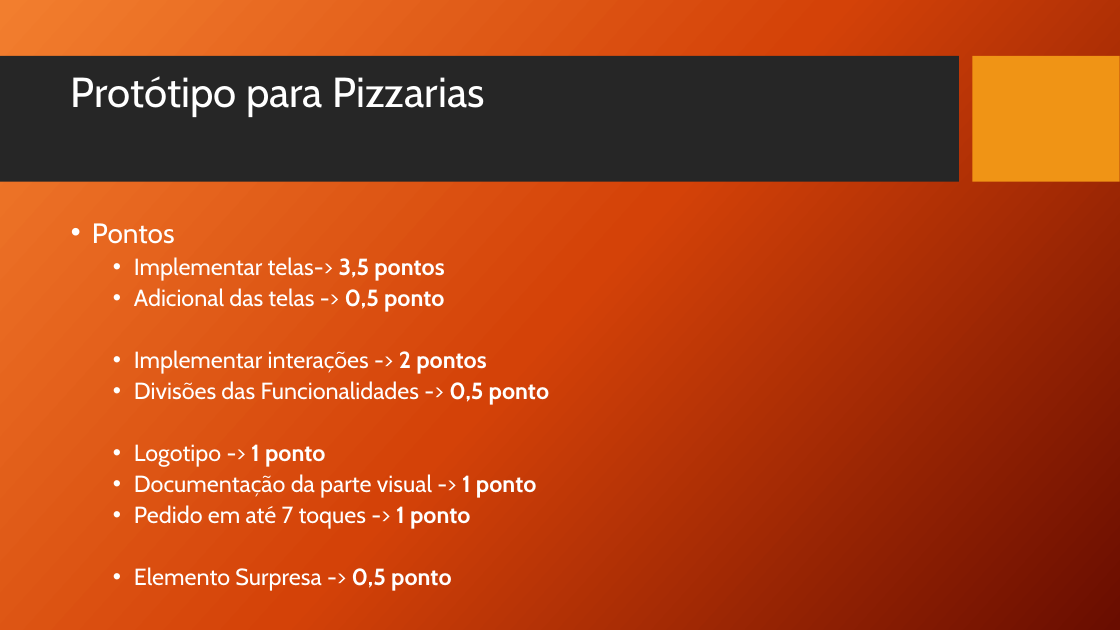
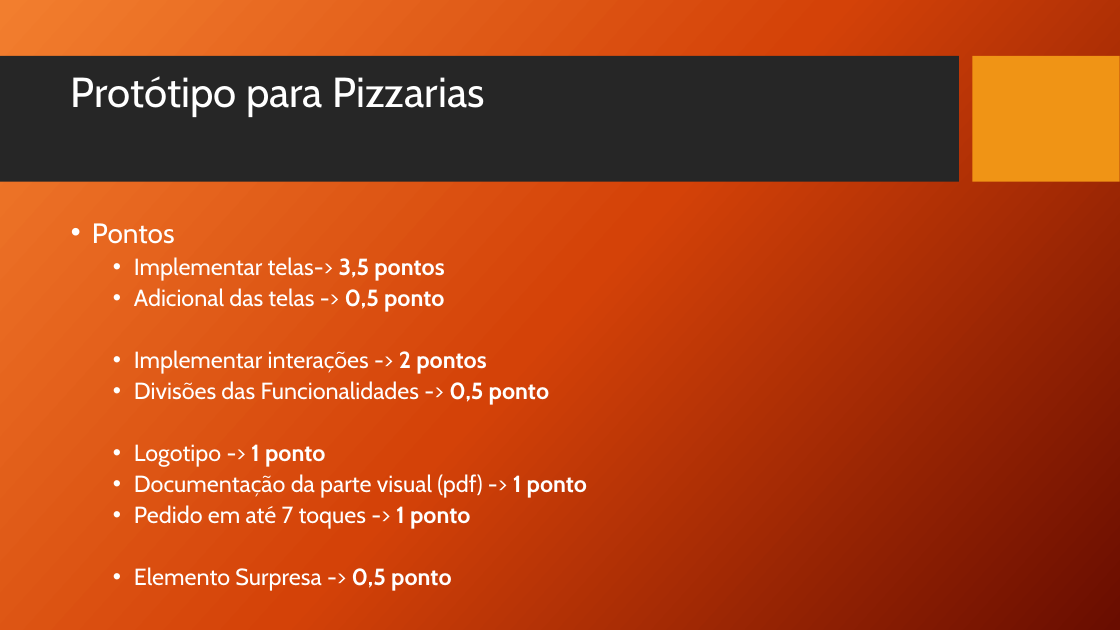
Before and after one commit to Huilson/UTFPR, a slide deck: slide 5 of Alunos/Interação Humana Computador/1 - Slides/Trabalho 1 - IHC.pptx. Drawn at 1120x630 pixels with LibreOffice and Linux fonts; fonts in the diff are those of the drawing; background and template pictures are left out. Boxes give left, top, right and bottom in pixels: in the first picture for what was removed or moved away, otherwise in the second. Text is boxed around its words. In the diff, an @@ line names an element or a change of style, - is before the commit and + after.

```diff
--- a/Alunos/Interação Humana Computador/1 - Slides/Trabalho 1 - IHC.pptx
+++ b/Alunos/Interação Humana Computador/1 - Slides/Trabalho 1 - IHC.pptx
@@ text at [134,474,587,498]: text changed @@
-  • Documentação da parte visual -> 1 ponto
+  • Documentação da parte visual (pdf) -> 1 ponto
```
Also in this commit, not shown: 4 other slides changed.
